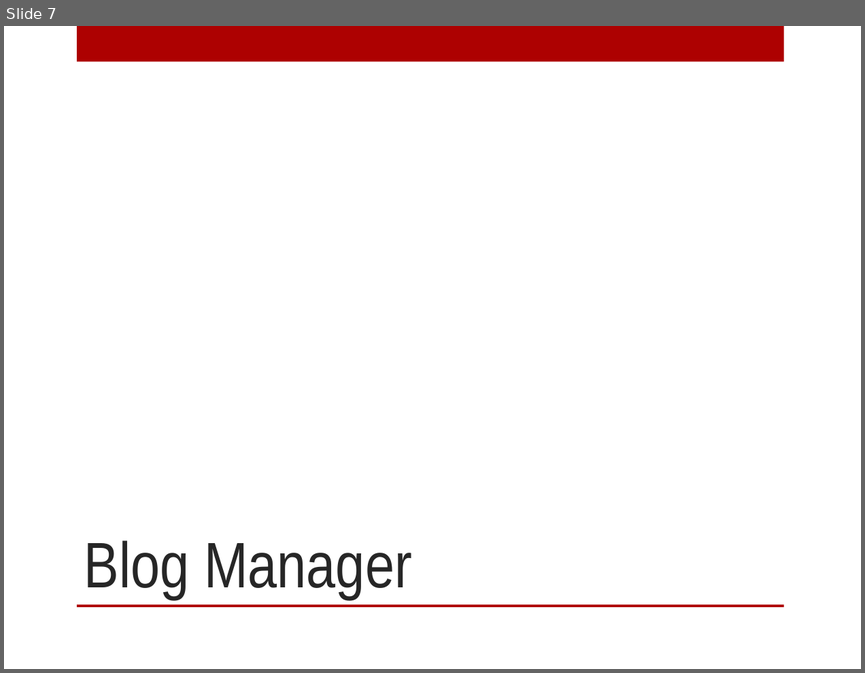
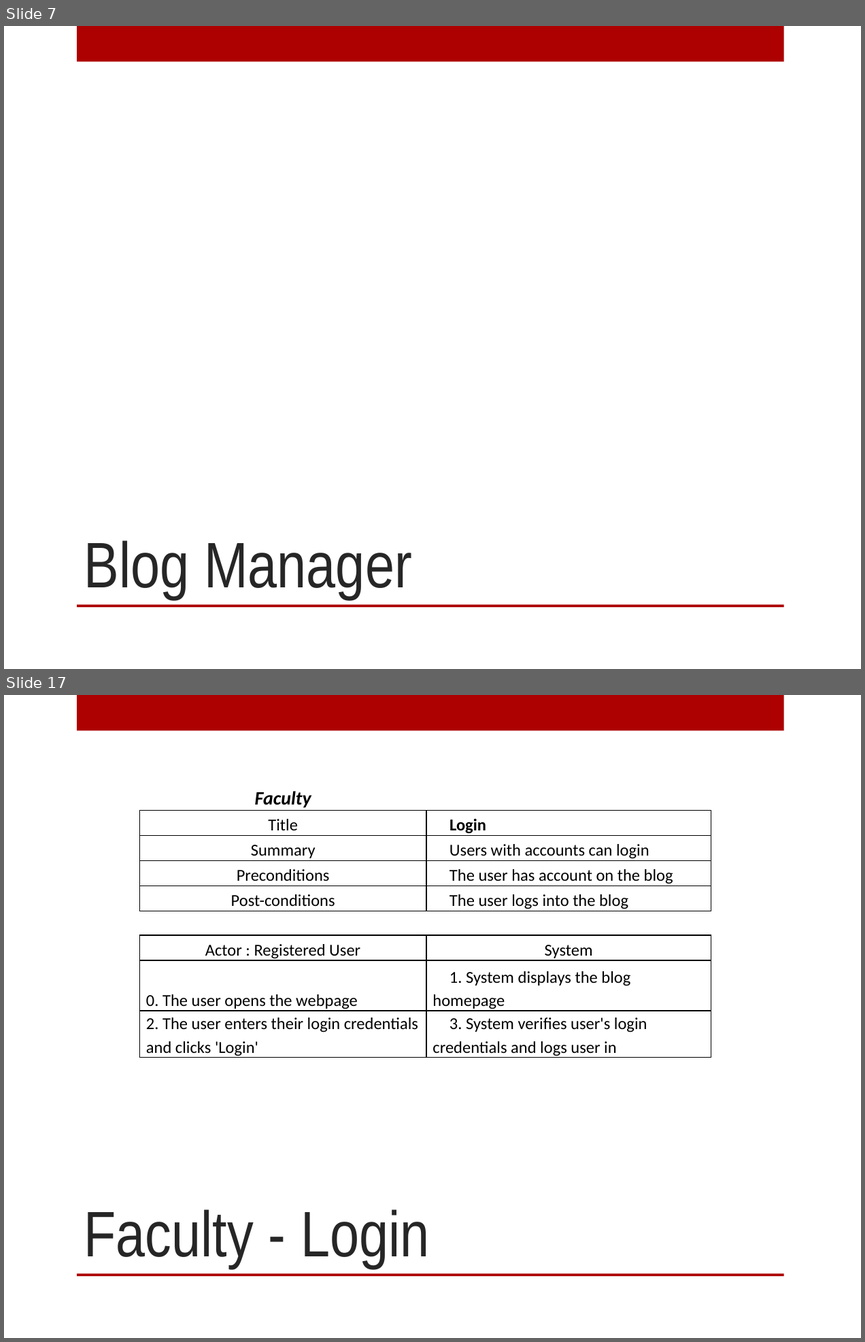
Before and after one commit to patrickbraud/CapstoneProject, a slide deck: Proposal/Design/Design_Presentation.pptx. Shown one above the other, each under a label of ours: slide 7 before the commit, slides 7 and 17 after it; the slides between them are not shown. The pictures are 865x673 and 865x1342 pixels, drawn with LibreOffice and Linux fonts; fonts in the diff are those of the drawing; background and template pictures are left out. Boxes give left, top, right and bottom in pixels: in the first picture for what was removed or moved away, otherwise in the second. Text is boxed around its words. In the diff, an @@ line names an element or a change of style, - is before the commit and + after.

```diff
--- a/Proposal/Design/Design_Presentation.pptx
+++ b/Proposal/Design/Design_Presentation.pptx
@@ slide 17 added at <box>4,695,861,1338</box>, background picture (left out); not listed: 2 template elements that a slide beside it also shows @@
@@ table added at <box>139,781,711,1059</box>, 9 rows, 2 columns @@
+Faculty | 
+Title | Login
+Summary | Users with accounts can login
+Preconditions | The user has account on the blog
+Post-conditions | The user logs into the blog
+ | 
+Actor : Registered User | System
+0. The user opens the webpage | 1. System displays the blog homepage
+2. The user enters their login credentials and clicks 'Login' | 3. System verifies user's login credentials and logs user in
@@ title added at <box>84,1209,430,1268</box>, 54 pt, text #262626 @@
+Faculty - Login
```
Also in this commit, not shown: 2 slides changed, 9 other slides added, 1 slide removed, 1 other file.
